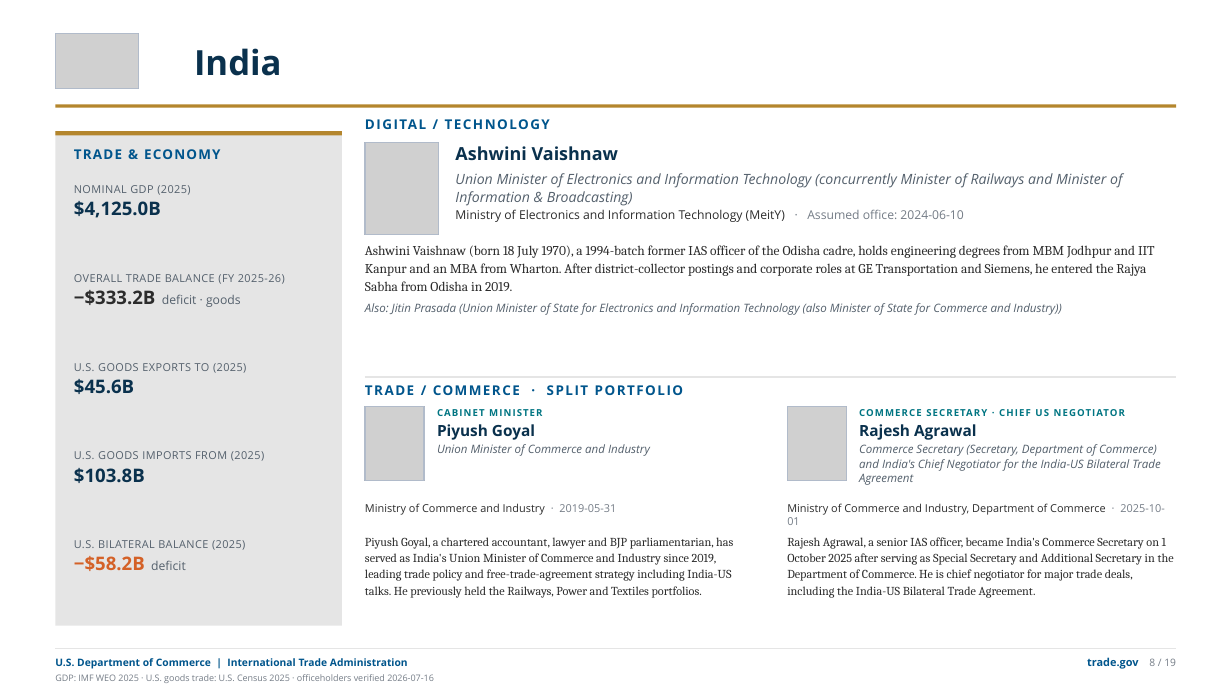
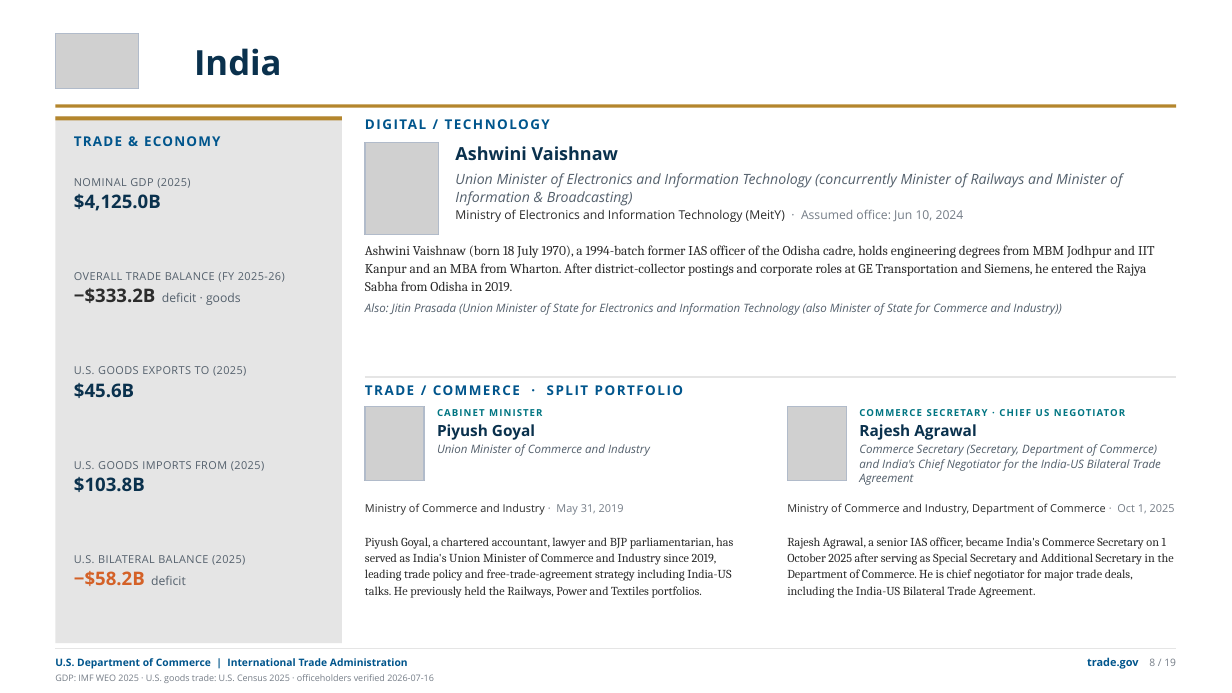
Before and after one commit to jsilbs18-cloud/Photo, a slide deck: slide 11 of output/g20-ministers-trade-deck.pptx (slide 12 before the commit). Drawn at 1232x693 pixels with LibreOffice and Linux fonts; fonts in the diff are those of the drawing; grey boxes stand for pictures. Boxes give left, top, right and bottom in pixels: in the first picture for what was removed or moved away, otherwise in the second. Text is boxed around its words. In the diff, an @@ line names an element or a change of style, - is before the commit and + after.

```diff
--- a/output/g20-ministers-trade-deck.pptx
+++ b/output/g20-ministers-trade-deck.pptx
@@ rectangle: place and size @@
-rectangle at [55,131,342,135]
+rectangle at [55,116,342,120]
@@ rectangle: place and size @@
-rectangle at [55,131,342,626]
+rectangle at [55,116,342,643]
@@ text "TRADE & ECONOMY": place and size @@
-text "TRADE & ECONOMY" at [74,149,220,159]
+text "TRADE & ECONOMY" at [74,136,220,146]
@@ text "NOMINAL GDP (2025)": place and size @@
-text "NOMINAL GDP (2025)" at [74,185,190,218]
+text "NOMINAL GDP (2025)" at [74,178,190,211]
@@ text at [455,209,964,222]: text changed @@
-Ministry of Electronics and Information Technology (MeitY) · Assumed office: 2024-06-10
+Ministry of Electronics and Information Technology (MeitY) · Assumed office: Jun 10, 2024
@@ text "U.S. GOODS EXPORTS TO (2025)": place and size @@
-text "U.S. GOODS EXPORTS TO (2025)" at [74,363,246,394]
+text "U.S. GOODS EXPORTS TO (2025)" at [74,366,246,398]
@@ text "U.S. GOODS IMPORTS FROM (2025)": place and size @@
-text "U.S. GOODS IMPORTS FROM (2025)" at [74,451,264,483]
+text "U.S. GOODS IMPORTS FROM (2025)" at [74,461,264,492]
@@ text at [365,503,624,515]: text changed @@
-Ministry of Commerce and Industry · 2019-05-31
+Ministry of Commerce and Industry · May 31, 2019
@@ text at [787,503,1175,515]: text changed @@
-Ministry of Commerce and Industry, Department of Commerce · 2025-10-01
+Ministry of Commerce and Industry, Department of Commerce · Oct 1, 2025
@@ text "U.S. BILATERAL BALANCE (2025)": place and size @@
-text "U.S. BILATERAL BALANCE (2025)" at [74,540,245,571]
+text "U.S. BILATERAL BALANCE (2025)" at [74,555,245,586]
```
Also in this commit, not shown: 22 other slides changed, 1 slide removed, 39 other files.
